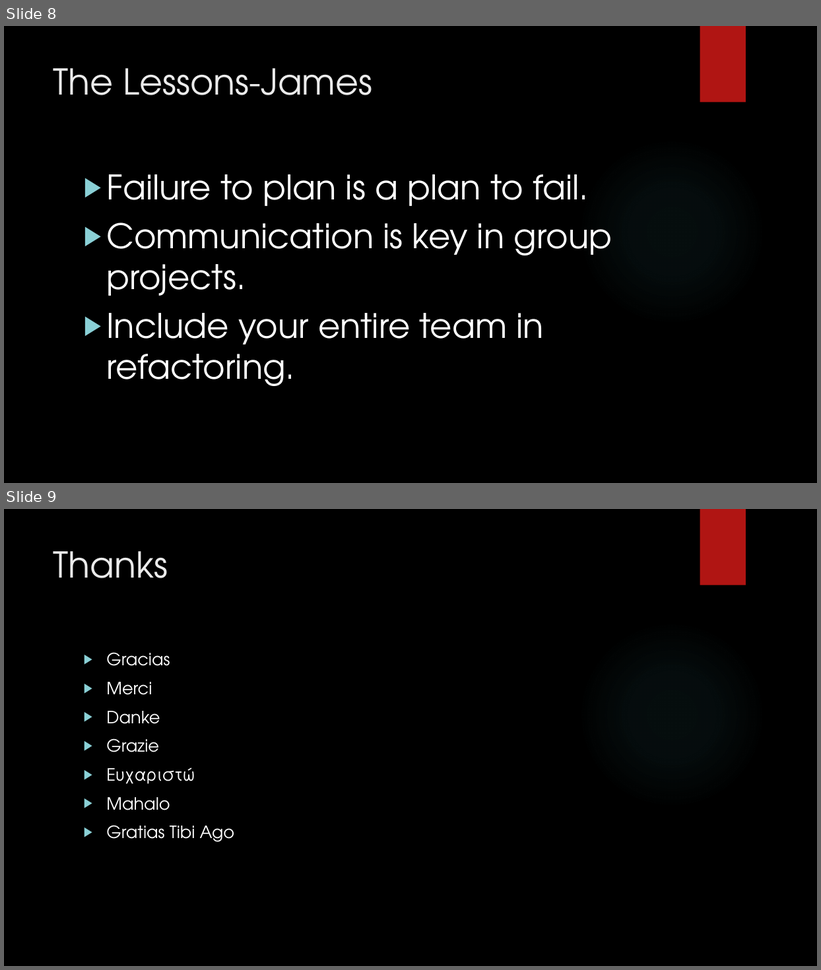
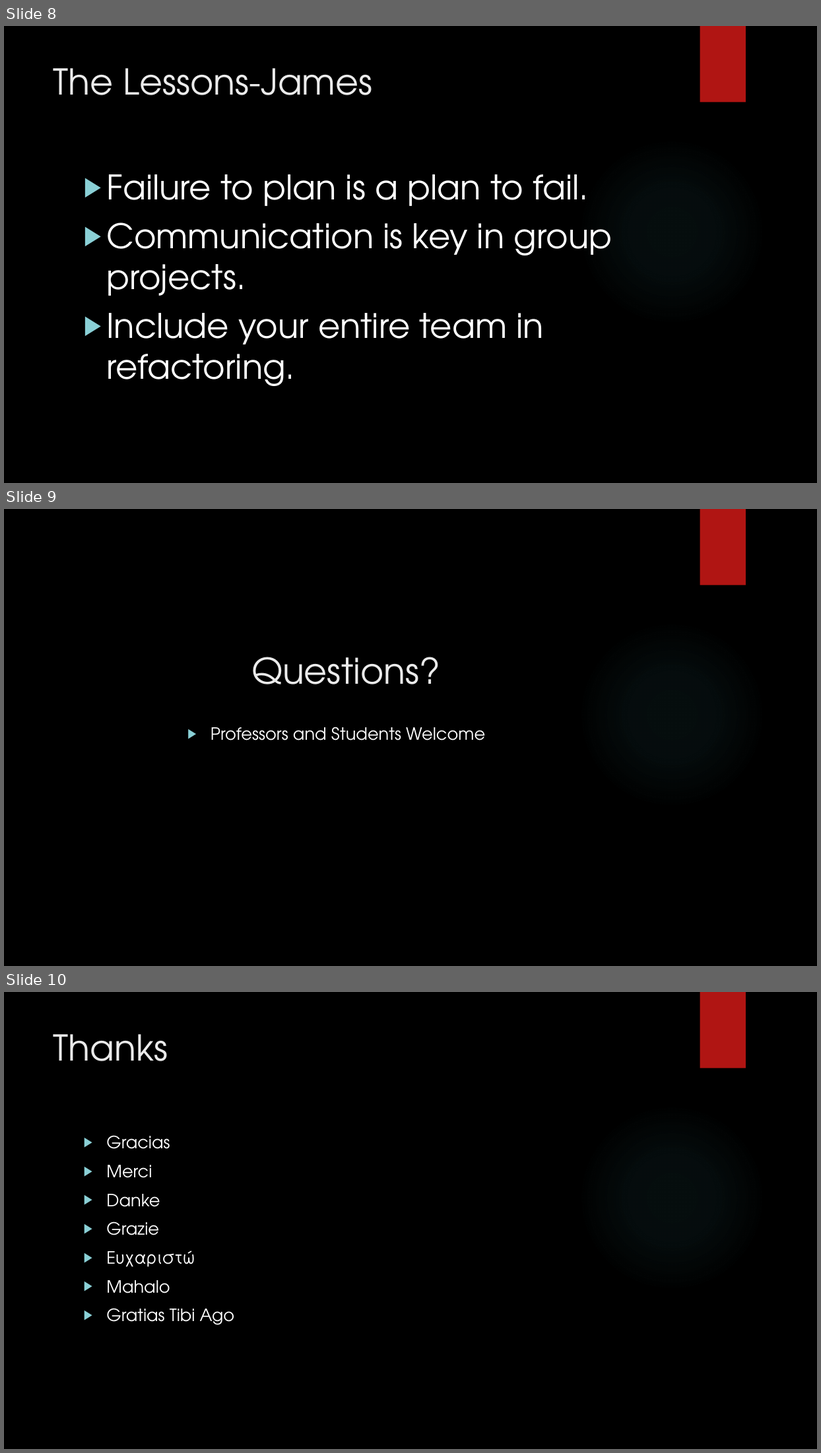
Before and after one commit to killjoy01/SeniorProject, a slide deck: Final Presentation.pptx. Shown one above the other, each under a label of ours: slides 8 and 9 before the commit, slides 8, 9 and 10 after it. The pictures are 821x970 and 821x1453 pixels, drawn with LibreOffice and Linux fonts; fonts in the diff are those of the drawing; background and template pictures are left out. Boxes give left, top, right and bottom in pixels: in the first picture for what was removed or moved away, otherwise in the second. Text is boxed around its words. In the diff, an @@ line names an element or a change of style, - is before the commit and + after.

Commit message:
Last file

```diff
--- a/Final Presentation.pptx
+++ b/Final Presentation.pptx
@@ slide 9 added at (x1=4, y1=509, x2=817, y2=966), background picture (left out); not listed: 2 template elements that a slide beside it also shows @@
@@ title added at (x1=252, y1=657, x2=440, y2=685), 42 pt, text #EBEBEB @@
+Questions?
@@ text added at (x1=211, y1=727, x2=485, y2=741), 20 pt, text #FFFFFF @@
+▶ Professors and Students Welcome
@@ what was slide 9 is now slide 10 @@
```
